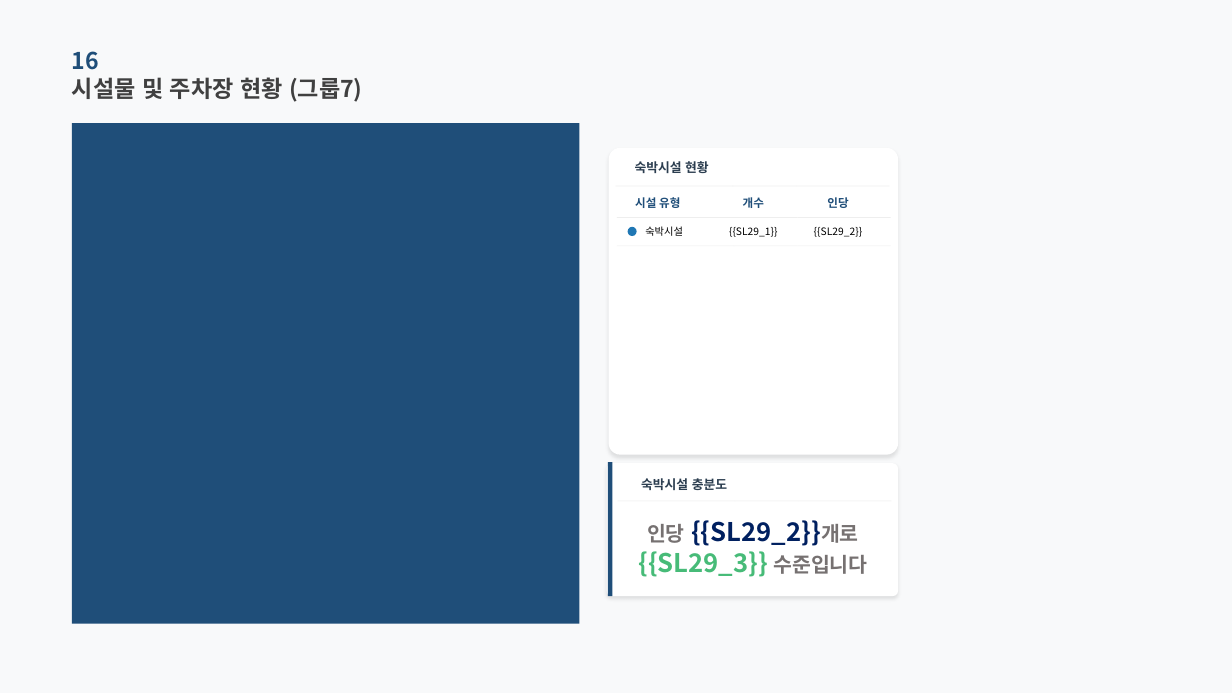
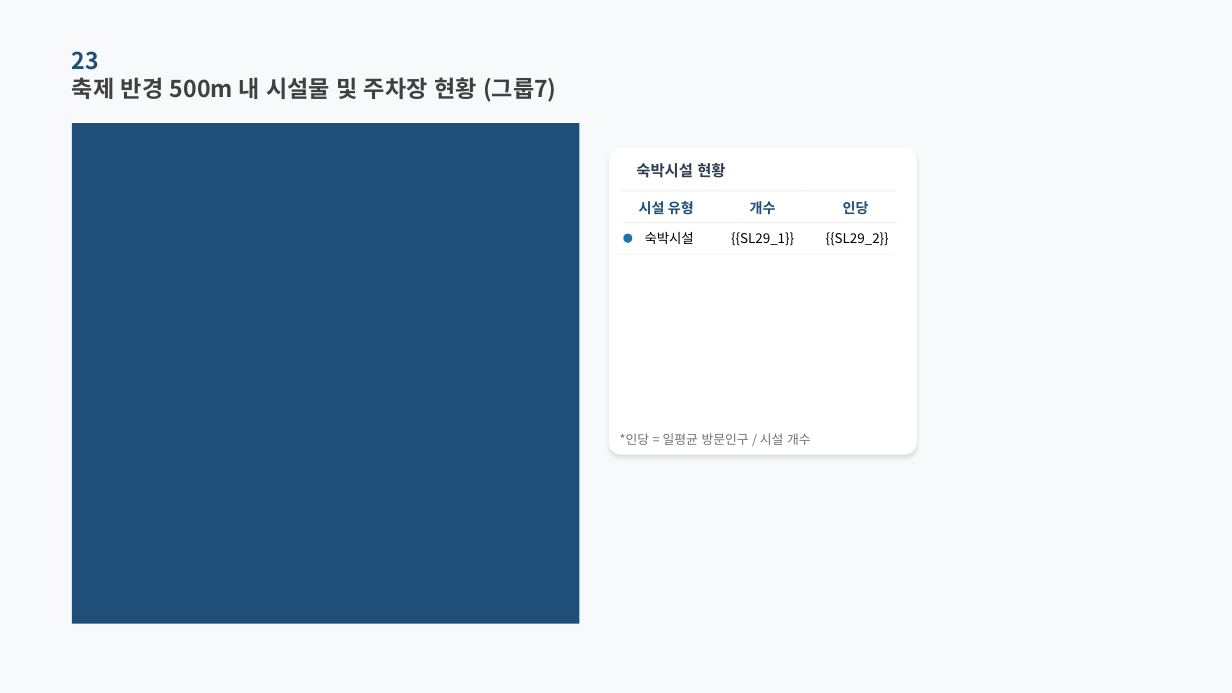
Before and after one commit to roddms/auto-report, a slide deck: slide 27 of template/master_pretendard.pptx (slide 29 before the commit). Drawn at 1232x693 pixels with LibreOffice and Linux fonts; fonts in the diff are those of the drawing; background and template pictures are left out. Boxes give left, top, right and bottom in pixels: in the first picture for what was removed or moved away, otherwise in the second. Text is boxed around its words. In the diff, an @@ line names an element or a change of style, - is before the commit and + after.

Commit message:
feat: 시설물 및 주차장 현황

```diff
--- a/template/master_pretendard.pptx
+++ b/template/master_pretendard.pptx
@@ text at [72,51,99,70]: text changed @@
-16
+23
@@ text at [72,77,557,102]: text changed @@
-시설물 및 주차장 현황 (그룹7)
+축제 반경 500m 내 시설물 및 주차장 현황 (그룹7)
@@ rounded rectangle: place and size @@
-rounded rectangle at [609,148,898,455]
+rounded rectangle at [609,148,918,455]
@@ text "숙박시설 현황" at [636,163,725,178]: size 10 to 12 pt @@
@@ text "개수": place and size @@
-text "개수" at [743,197,764,208]
+text "개수" at [750,201,776,215]
@@ size 9 to 11 pt in 3 elements at [639,201,694,215], [750,201,776,215], [843,201,869,215] @@
@@ text "인당": place and size @@
-text "인당" at [827,197,848,208]
+text "인당" at [843,201,869,215]
@@ ellipse: place and size @@
-ellipse at [628,226,637,236]
+ellipse at [624,234,633,243]
@@ ellipse at [624,234,633,243]: fill #1F77B4 to #1C75B3 @@
@@ size 8 to 10.5 pt in 3 elements at [731,232,794,246], [826,232,889,246], [645,232,694,244] @@
@@ 3 rectangles: place and size @@
-3 rectangles at [617,217,891,218]
+3 rectangles at [623,222,898,223]
@@ text "{{SL29_2}}": place and size @@
-text "{{SL29_2}}" at [814,227,862,237]
+text "{{SL29_2}}" at [826,232,889,246]
@@ 3 rectangles: place and size @@
-3 rectangles at [617,246,891,247]
+3 rectangles at [617,254,893,255]
@@ text added at [620,433,811,445], 10 pt, text #767171 @@
+*인당 = 일평균 방문인구 / 시설 개수
@@ rounded rectangle removed at [607,463,898,596] @@
@@ rectangle removed at [608,462,613,596] @@
@@ text removed at [641,478,727,490] @@
-숙박시설 충분도
@@ text removed at [638,520,867,577] @@
-인당 {{SL29_2}}개로
-{{SL29_3}} 수준입니다
```
Also in this commit, not shown: 13 other slides changed, 22 other files.
